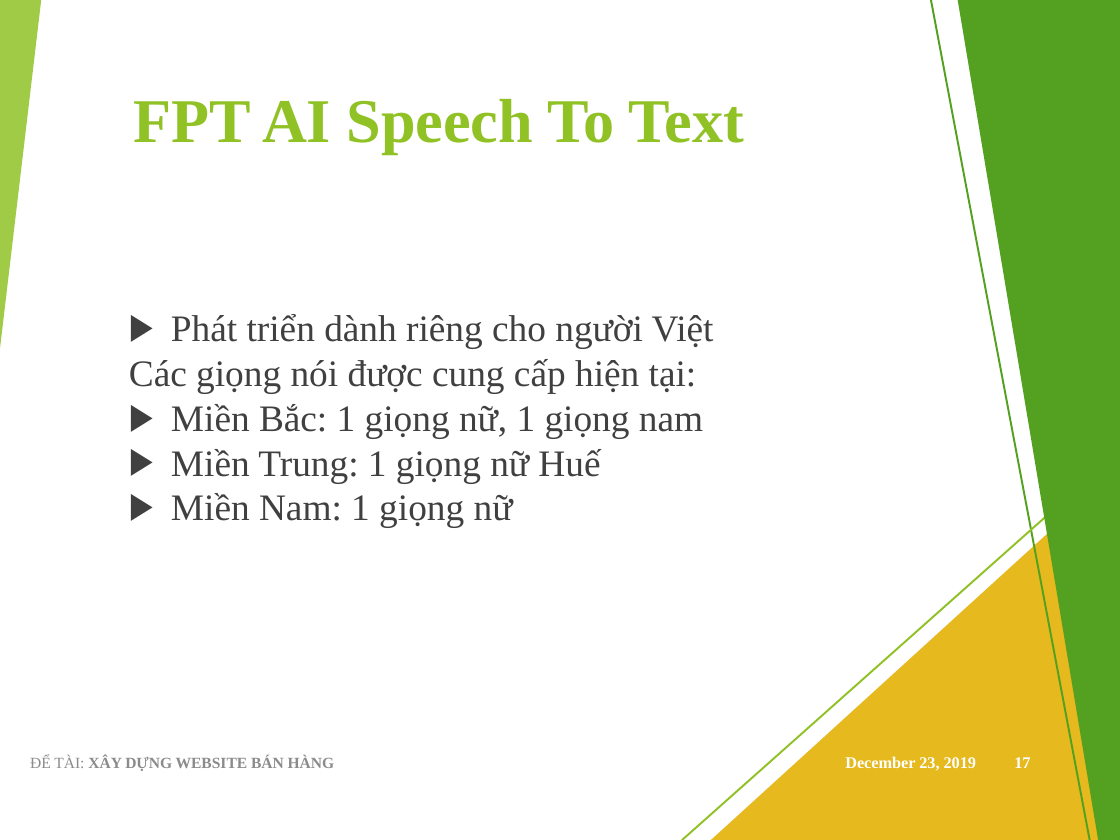
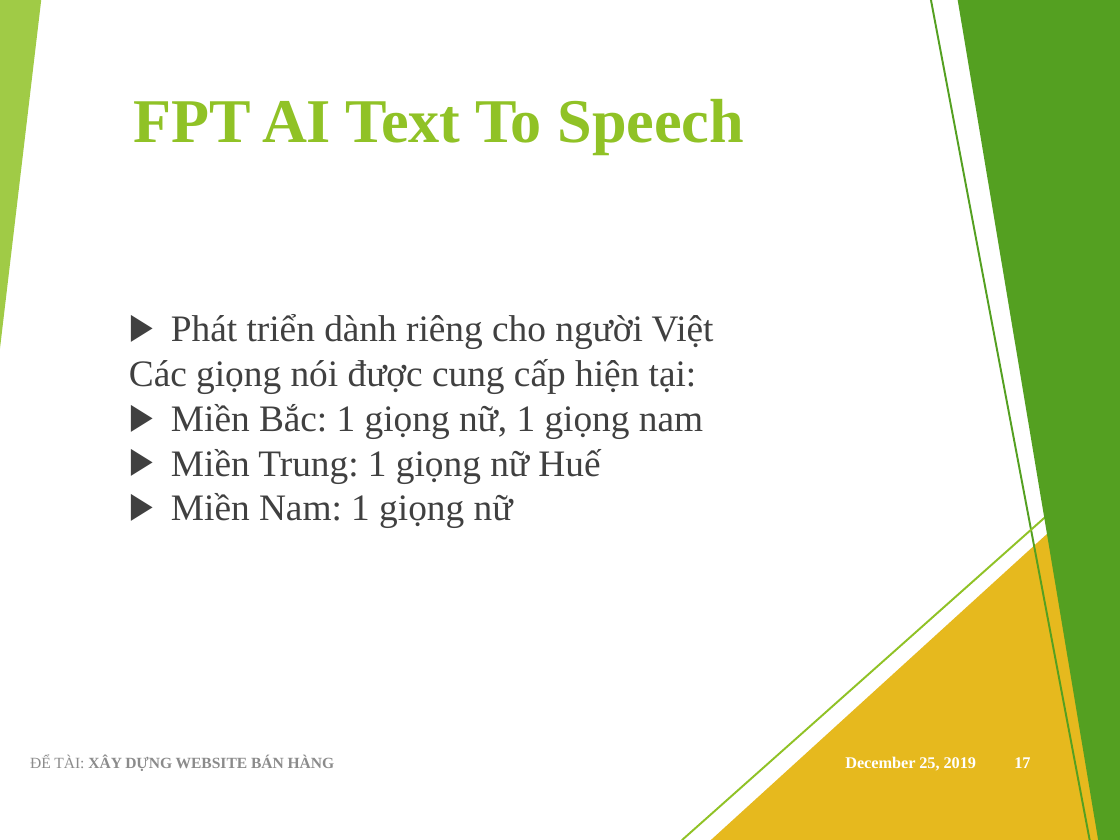
Before and after one commit to viet97/doandocs, a slide deck: slide 17 of DATN_Presentation.pptx. Drawn at 1120x840 pixels with LibreOffice and Linux fonts; fonts in the diff are those of the drawing. Boxes give left, top, right and bottom in pixels: in the first picture for what was removed or moved away, otherwise in the second. Text is boxed around its words. In the diff, an @@ line names an element or a change of style, - is before the commit and + after.

```diff
--- a/DATN_Presentation.pptx
+++ b/DATN_Presentation.pptx
@@ title at (134,99,744,154): text changed @@
-FPT AI Speech To Text
+FPT AI Text To Speech
@@ text at (845,756,977,771): text changed @@
-December 23, 2019
+December 25, 2019
```
Also in this commit, not shown: 20 other slides changed.
